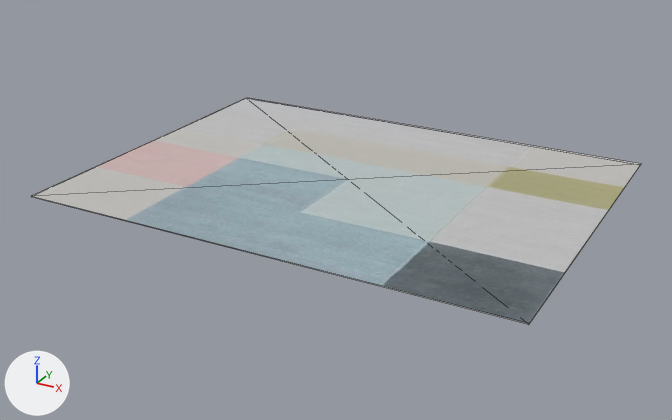
An edit to the glTF model public/models/Rug/Rug.glb, drawn before and after from the same camera.
Camera for both pictures: a camera (50 mm lens) standing at (1.65, -3.11, 1.4) and looking at (-0.02, -0.07, -0.11). Lighting does not change. The marker at lower left points along +X, +Y and +Z. Mesh edges are drawn as thin lines.
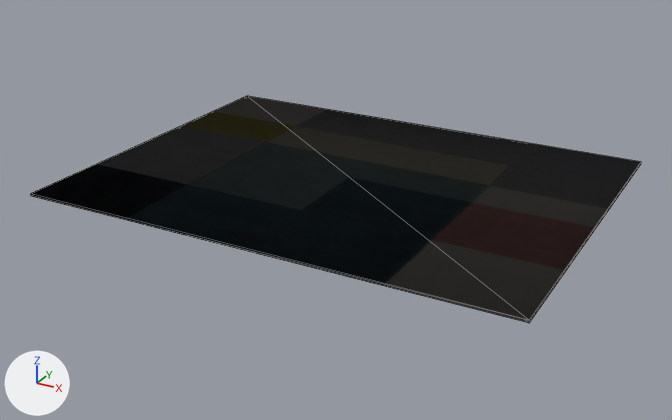
Changed parts and their boxes [x1, y1, x2, y2] in the pictures (672 x 420 px):
'Plane', surface changed, turned (grey to black)
    before: [31, 98, 641, 324]
    after: [31, 96, 641, 323]

Diff of the bpy script that builds the scene:
```diff
--- a/public/models/Rug/Rug.glb.py
+++ b/public/models/Rug/Rug.glb.py
@@ img_rug_texture @@
-img_rug_texture = load_image('rug_texture', '_unpacked/rug_texture', 370, 540, 'Non-Color')
+img_rug_texture = load_image('rug_texture', '_unpacked/rug_texture', 370, 540, 'sRGB')
@@ img_bakenormal @@
+img_bakenormal = load_image('BakeNormal', '_unpacked/BakeNormal', 512, 512, 'Non-Color')
@@ mat_material @@
 n0 = _N.new('ShaderNodeBsdfPrincipled'); n0.name = 'Principled BSDF'
-n0.inputs[2].default_value = 1.0  # 'Roughness'
+n0.inputs[2].default_value = 0.9  # 'Roughness'
 n1 = _N.new('ShaderNodeOutputMaterial'); n1.name = 'Material Output'
@@ mat_material @@
 n3 = _N.new('ShaderNodeNormalMap'); n3.name = 'Normal Map'
 n3.uv_map = 'UVMap'
-n3.inputs[0].default_value = 0.5  # 'Strength'
 n4 = _N.new('ShaderNodeTexImage'); n4.name = 'Image Texture.001'
-n4.image = img_rug_texture
+n4.image = img_bakenormal
 _L.new(n0.outputs[0], n1.inputs[0])  # 'BSDF' to 'Surface'
@@ ob_plane @@
 ob_plane.location = (0.0, 0.0, 0.0)
+ob_plane.rotation_euler = (0.0, -3.142, 0.0)  # degrees (0, -180, 0)
 ob_plane.scale = (1.0, 0.75, 1.0)
```
